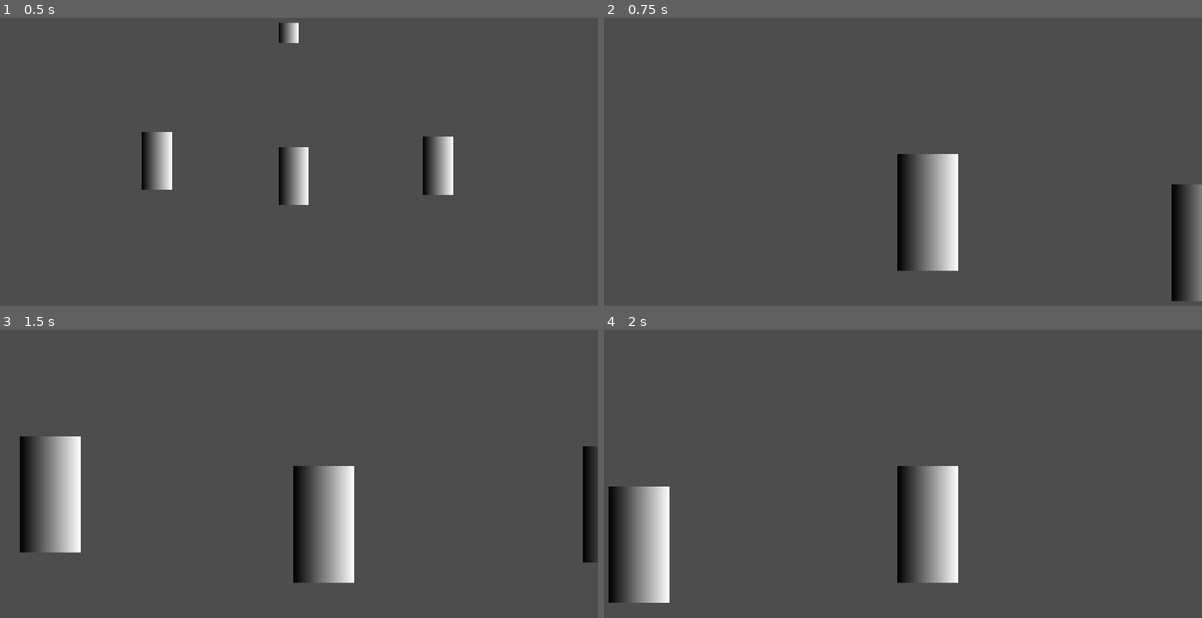
Above: before the commit, frames 1-4 (two rows, left to right).
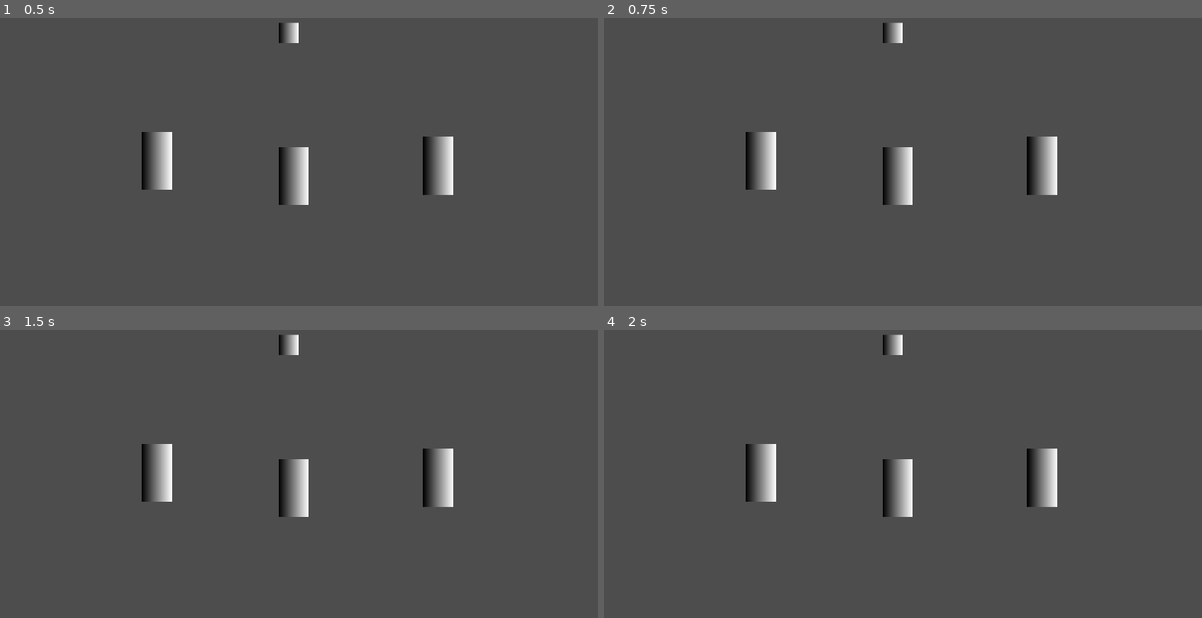
Above: after the commit, the same moments.

Repository: Quarticore/UntitledTomatoGame
Game: Godot game, scene res://scenes/main.tscn
The game is run twice, just before and just after one commit, with the same random seed, the same clock (stepped at 60 frames per second) and the same inputs. Before the commit the project has no main scene; this scene is started directly in both runs.
Inputs (mouse positions are in pixels of both pictures, inside the frame that each line leads up to):
- Up to frame 1 (0.5 s): no input
- Up to frame 2 (0.75 s): tap Enter at 0.5 s; move the mouse to (759, 159) at 0.52 s; hold D (InputRight) from 0.53 s (still down); click (759, 159) at 0.6 s
- Up to frame 3 (1.5 s): tap Space at 1.25 s; move the mouse to (597, 554) at 1.27 s; release D (InputRight) at 1.28 s; hold A (InputLeft) from 1.28 s (still down); tap S (InputMiddle) at 1.35 s; click (597, 554) at 1.42 s
- Up to frame 4 (2 s): keep holding A (InputLeft)

Frame 1 is identical in both runs. In frame 2, 6.9% of the frame differs, in the area x 23-100%, y 1-99%; in frame 3, 9.8%, in the area x 3-100%, y 1-88%; in frame 4, 9.0%.

Commit message:
feat: audio manager

Diff:
--- a/assets/scripts/metronome.gd
+++ b/assets/scripts/metronome.gd
@@ -1,7 +1,10 @@
 extends Node
 
-@onready var Player: AudioStreamPlayer = $AudioStreamPlayer
-@onready var Accuracy: Label = $Accuracy
+signal new_beat
+signal rhythm_input
+signal combo_break
+
+@onready var Player: AudioStreamPlayer = $Player
 var input_within = 0.2
 var input_offset = -0.4
 var bpm = 125.0
@@ -25,7 +28,7 @@
 
 	# Round to whole number, see if different
 	if round(beats_elapsed) != round(last_beat_elapsed):
-		emit_signal("new_beat", beats_elapsed)
+		new_beat.emit(beats_elapsed)
 
 	last_beat_elapsed = beats_elapsed
 
@@ -51,14 +54,11 @@
 		# We hit! Show accuracy
 		var complement = input_within - difference
 		var as_percentage = (complement / input_within) * 100
-		Accuracy.text = str(as_percentage) + "%\ncombo: " + str(combo)
 
 		combo += 1
-		emit_signal("rhythm_input", as_percentage, combo, input)
+		rhythm_input.emit(as_percentage, combo, input)
 		return
 
-	Accuracy.text = "0%\ncombo: 0"
-
 	combo = 0
-	emit_signal("rhythm_input", 0.0, combo, input)
-	emit_signal("combo_break")
+	rhythm_input.emit(0.0, combo, input)
+	combo_break.emit()
--- a/project.godot
+++ b/project.godot
@@ -11,6 +11,7 @@
 [application]
 
 config/name="UntitledTomatoGame"
+run/main_scene="res://scenes/main.tscn"
 config/features=PackedStringArray("4.3", "GL Compatibility")
 config/icon="res://icon.svg"
 
--- a/scenes/main.tscn
+++ b/scenes/main.tscn
@@ -1,7 +1,8 @@
-[gd_scene load_steps=5 format=3 uid="uid://de4vrd6yr3nho"]
+[gd_scene load_steps=6 format=3 uid="uid://de4vrd6yr3nho"]
 
 [ext_resource type="Script" path="res://assets/scripts/selection_manager.gd" id="1_l4jld"]
 [ext_resource type="PackedScene" uid="uid://rf7wiy4b21xh" path="res://scenes/member.tscn" id="2_ak1xx"]
+[ext_resource type="PackedScene" uid="uid://cpp7ddhx8pqcf" path="res://scenes/audio_manager.tscn" id="3_m7yqh"]
 
 [sub_resource type="Gradient" id="Gradient_w5xsi"]
 
@@ -29,6 +30,8 @@
 [node name="MainCamera" type="Camera2D" parent="."]
 position = Vector2(960, 544)
 
+[node name="AudioManager" parent="." instance=ExtResource("3_m7yqh")]
+
 [connection signal="hovered" from="Member" to="SelectionManager" method="_on_member_hovered"]
 [connection signal="selected" from="Member" to="SelectionManager" method="_on_member_selected"]
 [connection signal="hovered" from="Member2" to="SelectionManager" method="_on_member_2_hovered"]
Not shown: 1 places in scenes/metronome.tscn that only renumber resources
